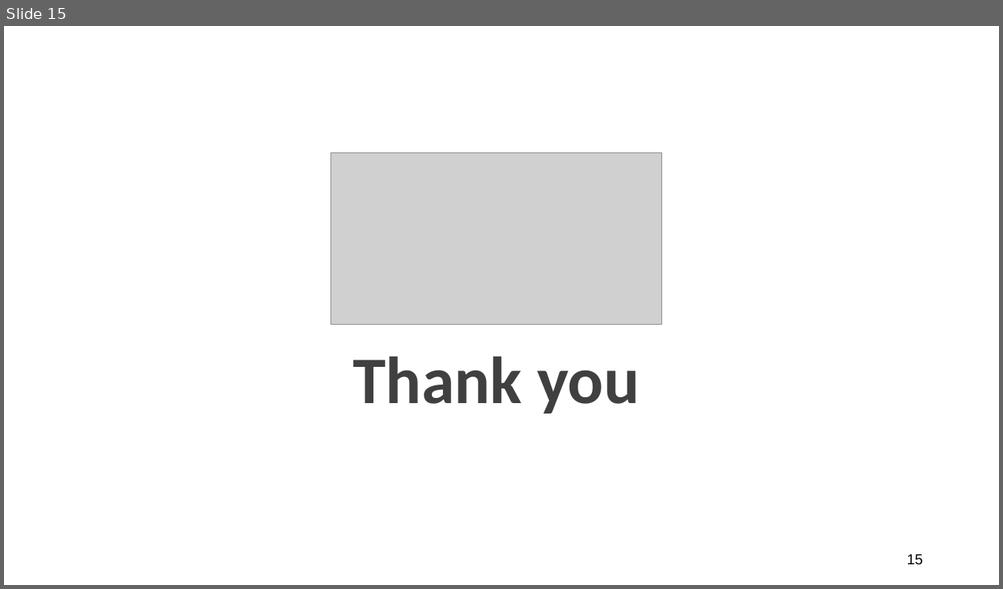
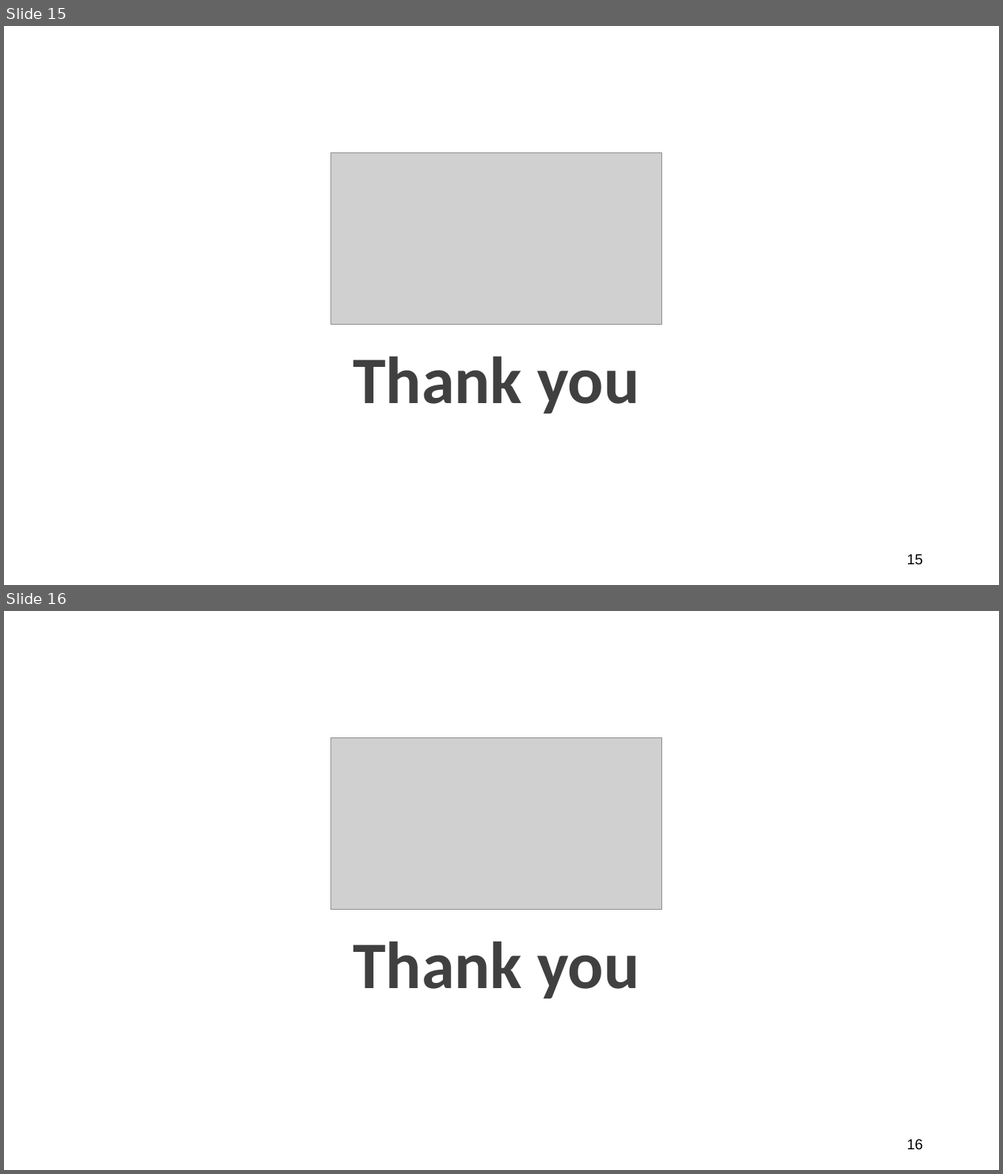
Before and after one commit to MyGHJoeLee/hello-world, a slide deck: 6_TWG/1_TWG_6th_Meeting.pptx. Shown one above the other, each under a label of ours: slide 15 before the commit, slides 15 and 16 after it. The pictures are 1003x589 and 1003x1174 pixels, drawn with LibreOffice and Linux fonts; fonts in the diff are those of the drawing; grey boxes stand for pictures. Boxes give left, top, right and bottom in pixels: in the first picture for what was removed or moved away, otherwise in the second. Text is boxed around its words. In the diff, an @@ line names an element or a change of style, - is before the commit and + after.

```diff
--- a/6_TWG/1_TWG_6th_Meeting.pptx
+++ b/6_TWG/1_TWG_6th_Meeting.pptx
@@ slide 16 added at (4, 611, 999, 1170), background #FFFFFF @@
@@ ellipse added at (298, 701, 695, 1084), fill #FFFFFF at 85% opacity @@
@@ picture added at (331, 738, 662, 909) @@
@@ text added at (353, 942, 639, 999), 64.3 pt, text #404040, bold @@
+Thank you
@@ page number added at (907, 1139, 923, 1150), 14 pt, text #000000 @@
+16
```
